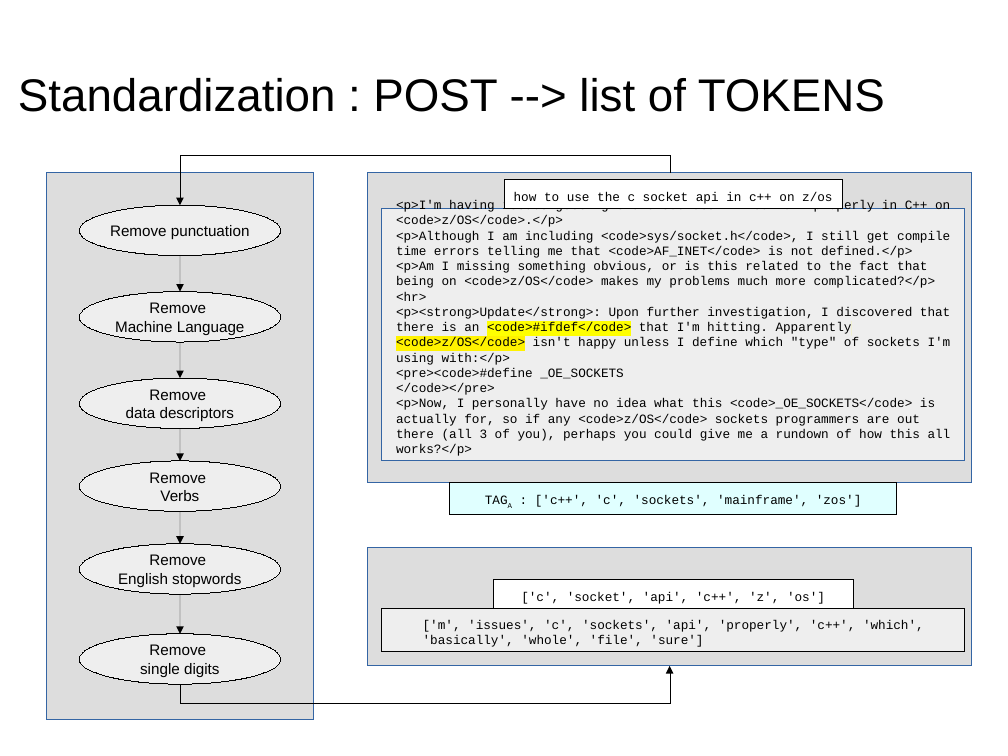
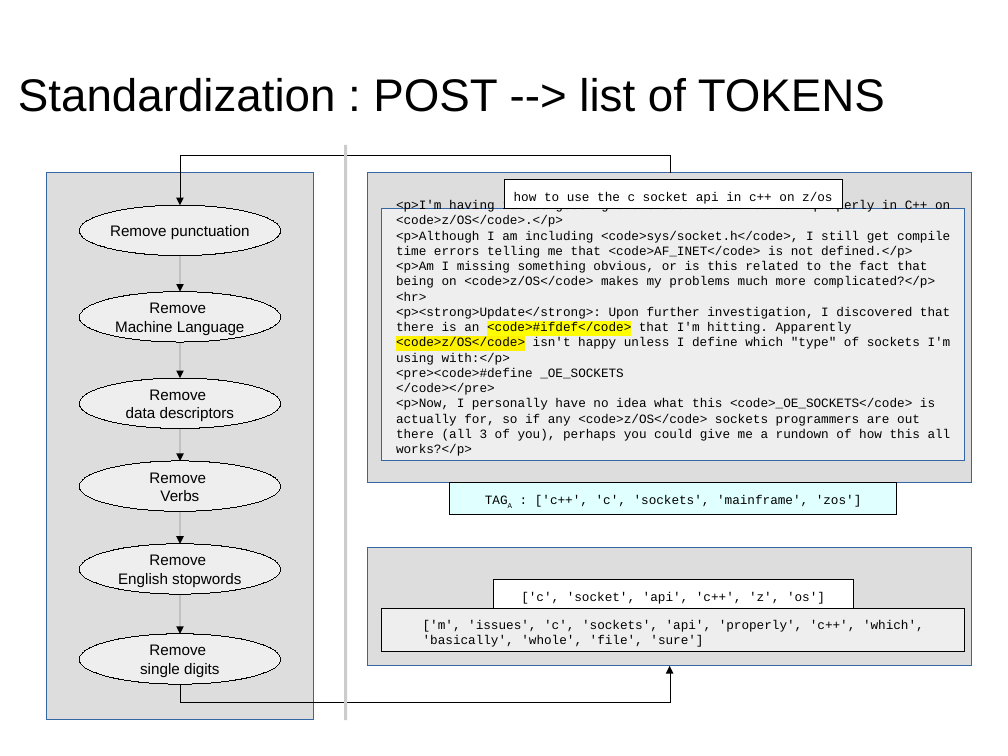
Before and after one commit to dataforcast/OC_Datascientist, a slide deck: slide 5 of P6/report/Openclassrooms_ParcoursDatascientist_P6-V1.odp. Drawn at 1008x756 pixels with LibreOffice and Linux fonts; fonts in the diff are those of the drawing; background and template pictures are left out. Boxes give left, top, right and bottom in pixels: in the first picture for what was removed or moved away, otherwise in the second. Text is boxed around its words. In the diff, an @@ line names an element or a change of style, - is before the commit and + after.

Commit message:
P6 : Rework of Supervized methods; component for POST classifier started

```diff
--- a/P6/report/Openclassrooms_ParcoursDatascientist_P6-V1.odp
+++ b/P6/report/Openclassrooms_ParcoursDatascientist_P6-V1.odp
@@ line added from (346, 145) to (346, 720), #CCCCCC 2.3 pt @@
```
Also in this commit, not shown: 23 other slides changed, 6 slides added, 12 other files.
